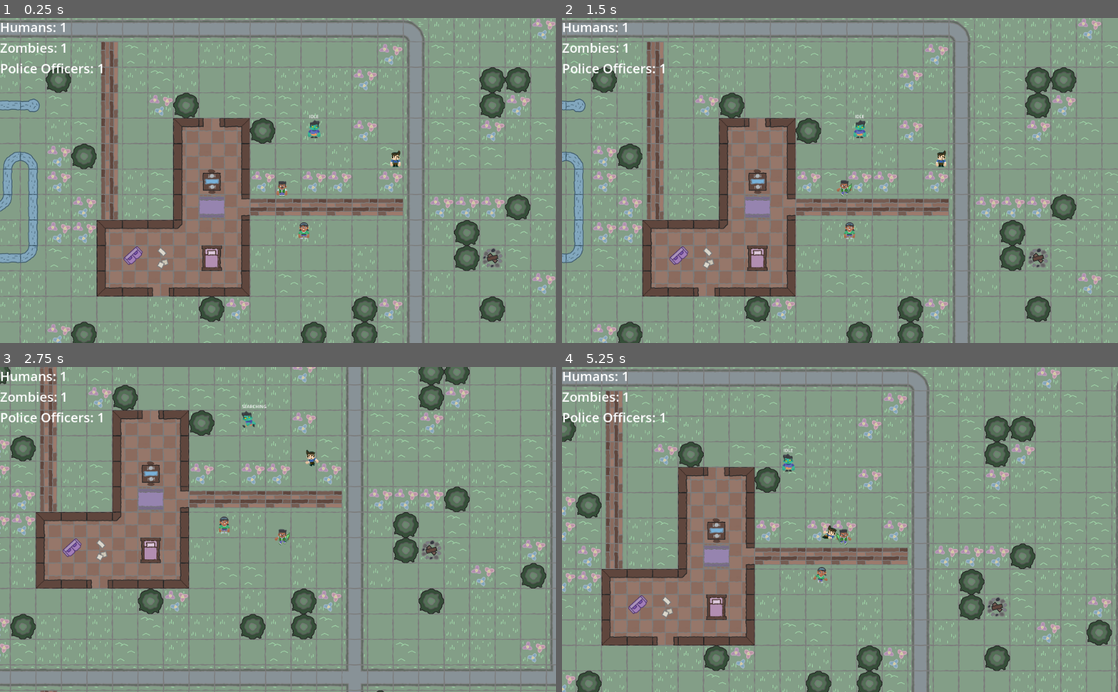
Above: before the commit, frames 1-4 (two rows, left to right).
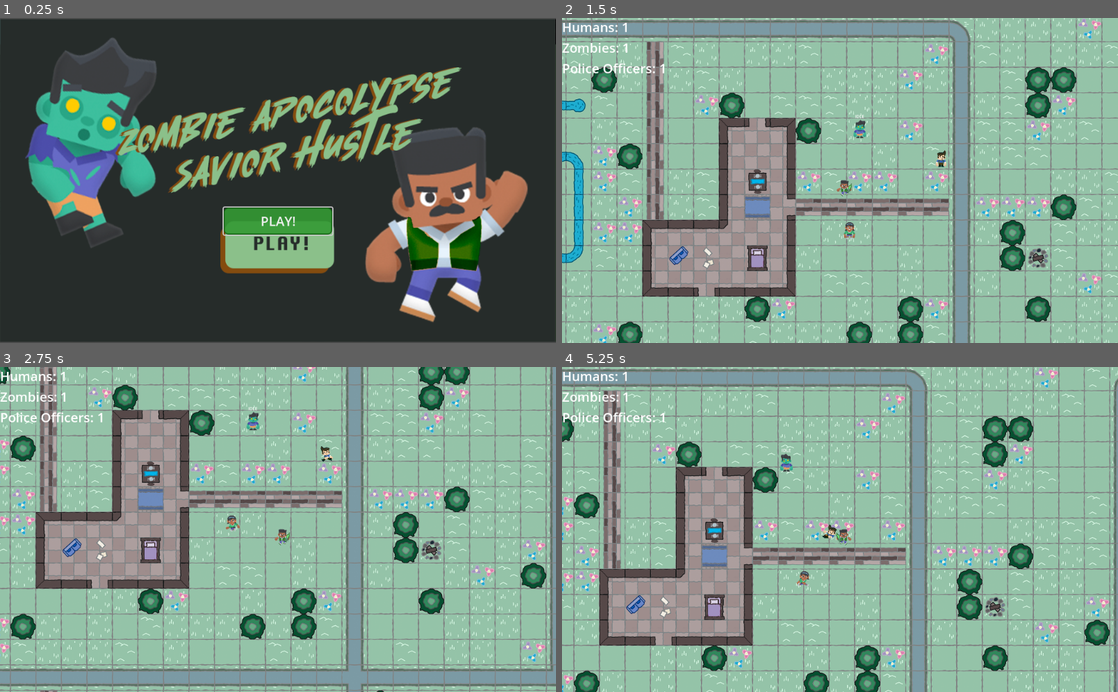
Above: after the commit, the same moments.

Repository: padraik/JamSepticEye
Game: Godot game, scene res://scenes/title_screen.tscn
Same seed, same stepped clock (60 frames per second), same inputs: the game is played once before the commit and once after it. Before the commit the project starts from res://scenes/main.tscn.
Inputs (mouse positions are in pixels of both pictures, inside the frame that each line leads up to):
- Up to frame 1 (0.25 s): no input
- Up to frame 2 (1.5 s): click (840, 219) at 0.5 s, where only the run after the commit has a clickable "PLAY!"; tap Enter (ui_accept) at 1.25 s; hold D (move_right) from 1.28 s (still down); hold Enter (ui_accept) from 1.28 s (still down)
- Up to frame 3 (2.75 s): release D (move_right) at 2.03 s; release Enter (ui_accept) at 2.03 s; hold S (move_down) from 2.03 s (still down); tap Enter (ui_accept) at 2.1, 2.27, 2.57 s
- Up to frame 4 (5.25 s): release S (move_down) at 2.78 s; hold D (move_right) 2.78-3.53 s; hold Enter (ui_accept) 2.78-3.53 s; hold W (move_up) 3.53-4.28 s; tap Enter (ui_accept) at 3.6, 3.77, 4.07, 5.1 s; hold Enter (ui_accept) 4.28-5.03 s; hold A (move_left) from 4.28 s (still down)

The runs differ from the first frame. In frame 1, 99% of the frame differs, in the area x 0-100%, y 0-100%; in frame 2, 78%; in frame 3, 75%; in frame 4, 82%.

Commit message:
Changed graphics! Added intro screen

Diff:
--- a/project.godot
+++ b/project.godot
@@ -11,7 +11,7 @@
 [application]
 
 config/name="JamSepticEye"
-run/main_scene="res://scenes/main.tscn"
+run/main_scene="res://scenes/title_screen.tscn"
 config/features=PackedStringArray("4.5", "GL Compatibility")
 config/icon="res://icon.svg"
 
--- /dev/null
+++ b/scenes/title_screen.tscn
@@ -0,0 +1,52 @@
+[gd_scene load_steps=3 format=3 uid="uid://b8x7y605w4v3u"]
+
+[ext_resource type="Script" path="res://scripts/title_screen.gd" id="1_title_script"]
+[ext_resource type="Texture2D" uid="uid://title_screen_image" path="res://assets/screens/title-screen.png" id="2_title_image"]
+
+[sub_resource type="StyleBoxFlat" id="StyleBoxFlat_button"]
+bg_color = Color(0.2, 0.6, 0.2, 0.9)
+border_width_left = 2
+border_width_top = 2
+border_width_right = 2
+border_width_bottom = 2
+border_color = Color(0.1, 0.4, 0.1, 1)
+corner_radius_top_left = 8
+corner_radius_top_right = 8
+corner_radius_bottom_right = 8
+corner_radius_bottom_left = 8
+
+[node name="TitleScreen" type="Control"]
+layout_mode = 3
+anchors_preset = 15
+anchor_right = 1.0
+anchor_bottom = 1.0
+script = ExtResource("1_title_script")
+
+[node name="Background" type="TextureRect" parent="."]
+layout_mode = 1
+anchors_preset = 15
+anchor_right = 1.0
+anchor_bottom = 1.0
+texture = ExtResource("2_title_image")
+expand_mode = 1
+stretch_mode = 5
+
+[node name="PlayButton" type="Button" parent="."]
+layout_mode = 1
+anchors_preset = 8
+anchor_left = 0.5
+anchor_top = 0.5
+anchor_right = 0.5
+anchor_bottom = 0.5
+offset_left = -100.0
+offset_top = 50.0
+offset_right = 100.0
+offset_bottom = 100.0
+text = "PLAY!"
+theme_override_font_sizes/font_size = 24
+theme_override_colors/font_color = Color(0, 0, 0, 1)
+theme_override_styles/normal = SubResource("StyleBoxFlat_button")
+theme_override_styles/hover = SubResource("StyleBoxFlat_button")
+theme_override_styles/pressed = SubResource("StyleBoxFlat_button")
+
+[connection signal="pressed" from="PlayButton" to="." method="_on_play_button_pressed"]
--- /dev/null
+++ b/scripts/title_screen.gd
@@ -0,0 +1,14 @@
+extends Control
+
+func _ready():
+	# Make sure the button is focused for keyboard navigation
+	$PlayButton.grab_focus()
+
+func _on_play_button_pressed():
+	# Load the main game scene
+	get_tree().change_scene_to_file("res://scenes/main.tscn")
+
+func _input(event):
+	# Allow Enter key to start the game
+	if event.is_action_pressed("ui_accept"):
+		_on_play_button_pressed()
Binary file changed: assets/maptiles.png
Not shown, added: assets/screens/game-over.png.import
Not shown, added: assets/screens/phase1introscreen.png.import
Not shown, added: assets/screens/phase2introscreen.png.import
Not shown, added: assets/screens/step1-screen.png.import
Not shown, added: assets/screens/step2-screen.png.import
Not shown, added: assets/screens/step3-win-screen.png.import
Binary file changed: assets/screens/title-screen.png
Not shown, added: assets/screens/title-screen.png.import
Not shown, added: scripts/title_screen.gd.uid
